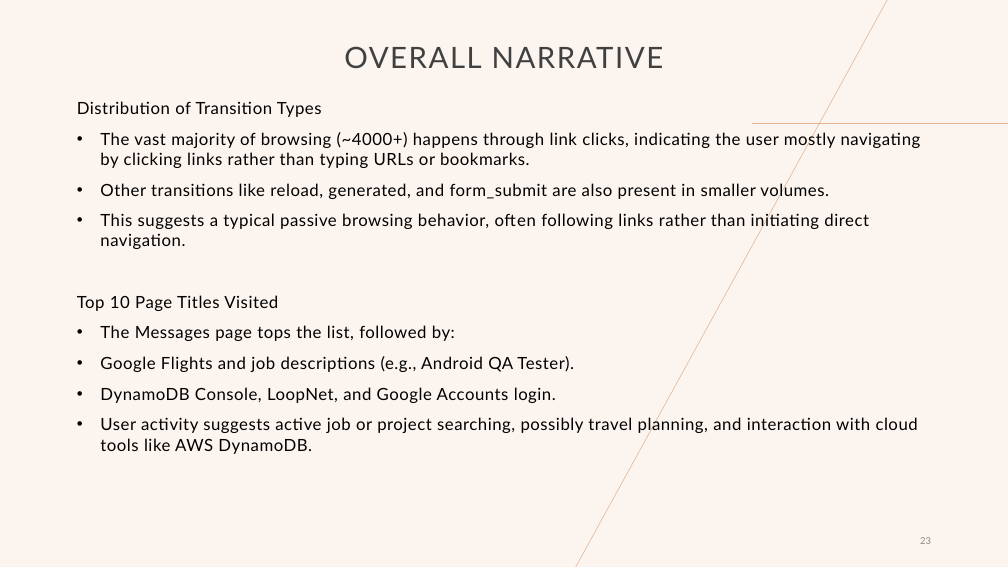
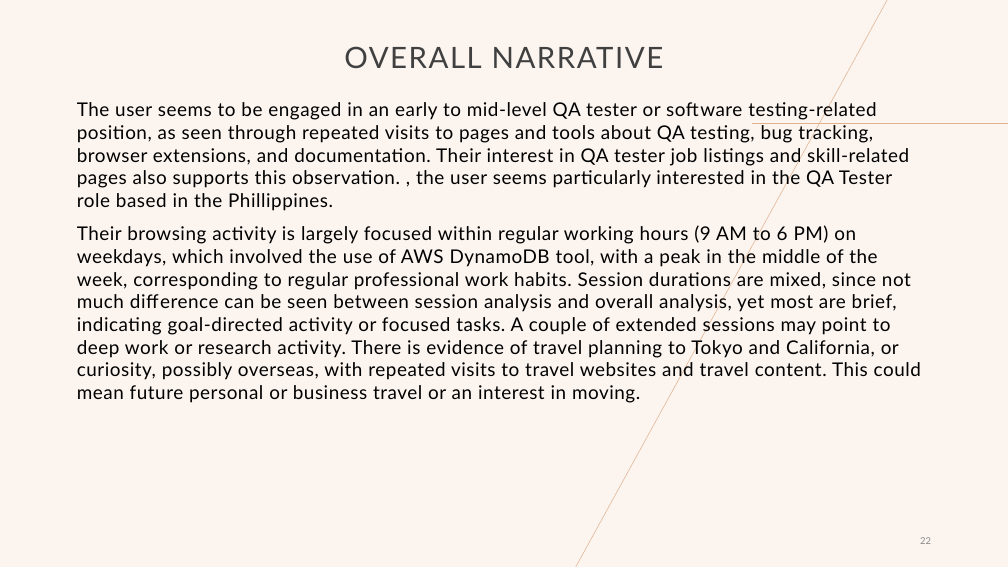
Before and after one commit to NikhilKumarBharti/Browsing-History-Analysis, a slide deck: slide 22 of ANALYSIS REPORT.pptx (slide 23 before the commit). Drawn at 1008x567 pixels with LibreOffice and Linux fonts; fonts in the diff are those of the drawing. Boxes give left, top, right and bottom in pixels: in the first picture for what was removed or moved away, otherwise in the second. Text is boxed around its words. In the diff, an @@ line names an element or a change of style, - is before the commit and + after.

```diff
--- a/ANALYSIS REPORT.pptx
+++ b/ANALYSIS REPORT.pptx
@@ text at <box>77,101,921,403</box>: text changed; size 16 to 18 pt @@
-Distribution of Transition Types
-• The vast majority of browsing (~4000+) happens through link clicks, indicating the user mostly navigating by clicking links rather than typing URLs or bookmarks.
-• Other transitions like reload, generated, and form_submit are also present in smaller volumes.
-• This suggests a typical passive browsing behavior, often following links rather than initiating direct navigation.
-Top 10 Page Titles Visited
-• The Messages page tops the list, followed by:
-• Google Flights and job descriptions (e.g., Android QA Tester).
-• DynamoDB Console, LoopNet, and Google Accounts login.
-• User activity suggests active job or project searching, possibly travel planning, and interaction with cloud tools like AWS DynamoDB.
+The user seems to be engaged in an early to mid-level QA tester or software testing-related position, as seen through repeated visits to pages and tools about QA testing, bug tracking, browser extensions, and documentation. Their interest in QA tester job listings and skill-related pages also supports this observation. , the user seems particularly interested in the QA Tester role based in the Phillippines.
+Their browsing activity is largely focused within regular working hours (9 AM to 6 PM) on weekdays, which involved the use of AWS DynamoDB tool, with a peak in the middle of the week, corresponding to regular professional work habits. Session durations are mixed, since not much difference can be seen between session analysis and overall analysis, yet most are brief, indicating goal-directed activity or focused tasks. A couple of extended sessions may point to deep work or research activity. There is evidence of travel planning to Tokyo and California, or curiosity, possibly overseas, with repeated visits to travel websites and travel content. This could mean future personal or business travel or an interest in moving.
```
Also in this commit, not shown: 4 other slides changed, 1 slide removed, 1 other file.
